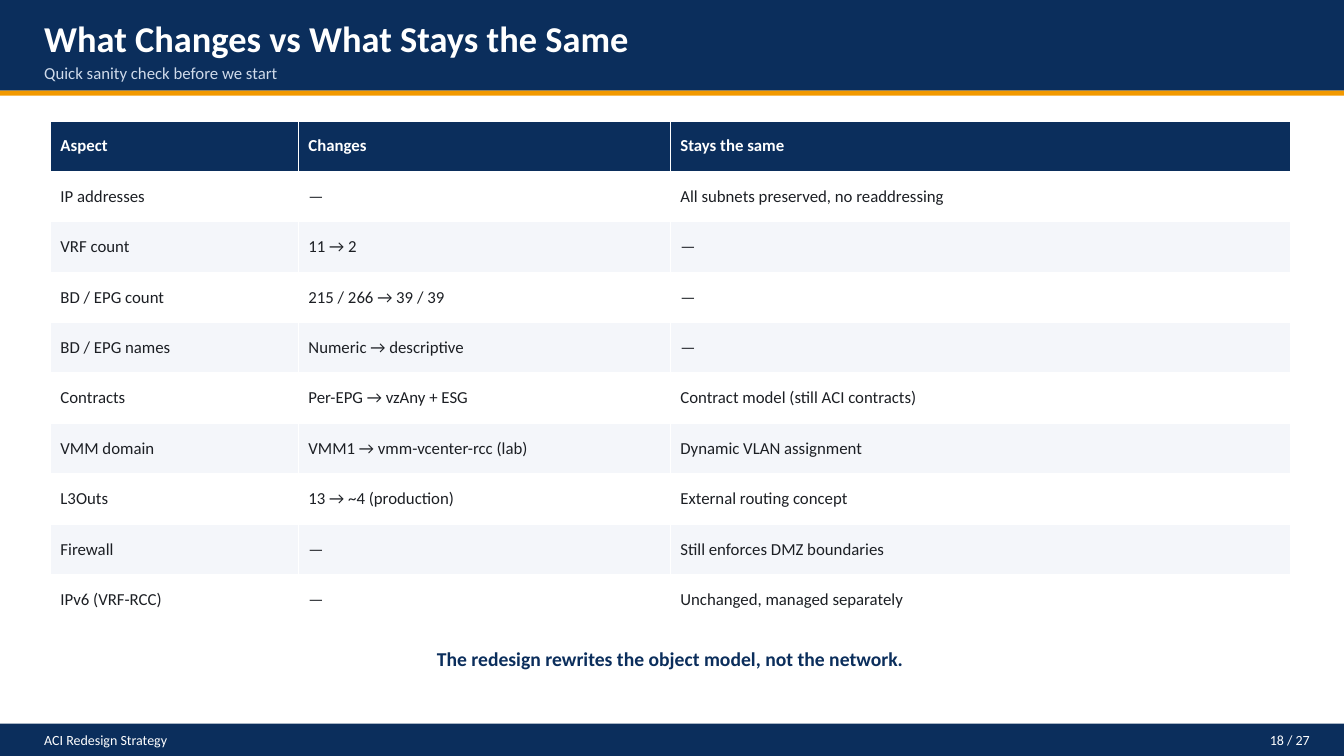
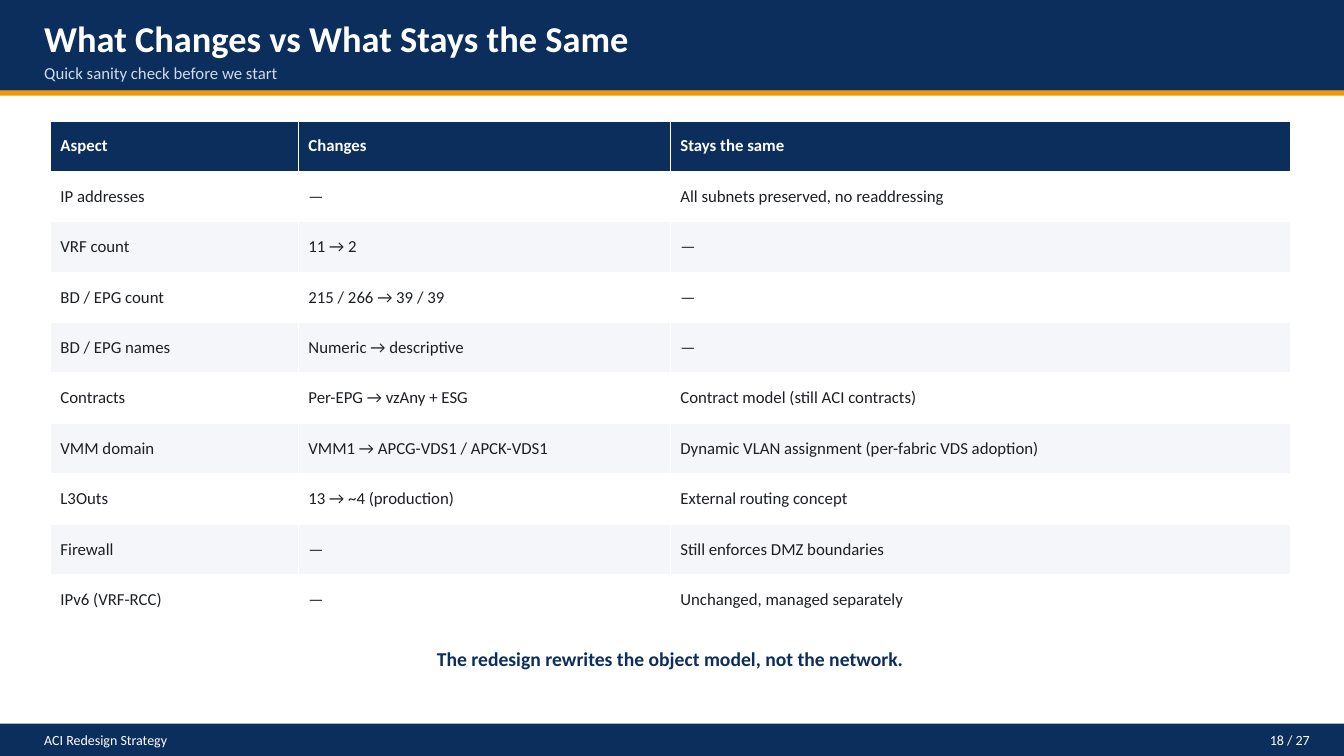
Before and after one commit to johngbarberctr/terraform_redesign_esg, a slide deck: slide 18 of aci-redesign/ACI_Redesign_Strategy.pptx. Drawn at 1344x756 pixels with LibreOffice and Linux fonts; fonts in the diff are those of the drawing. Boxes give left, top, right and bottom in pixels: in the first picture for what was removed or moved away, otherwise in the second. Text is boxed around its words. In the diff, an @@ line names an element or a change of style, - is before the commit and + after.

```diff
--- a/aci-redesign/ACI_Redesign_Strategy.pptx
+++ b/aci-redesign/ACI_Redesign_Strategy.pptx
@@ table at (x1=50, y1=121, x2=1291, y2=625) @@
-row 7, column 2: VMM1 → vmm-vcenter-rcc (lab)
+row 7, column 2: VMM1 → APCG-VDS1 / APCK-VDS1
-row 7, column 3: Dynamic VLAN assignment
+row 7, column 3: Dynamic VLAN assignment (per-fabric VDS adoption)
```
Also in this commit, not shown: 7 other slides changed, 3 other files.
